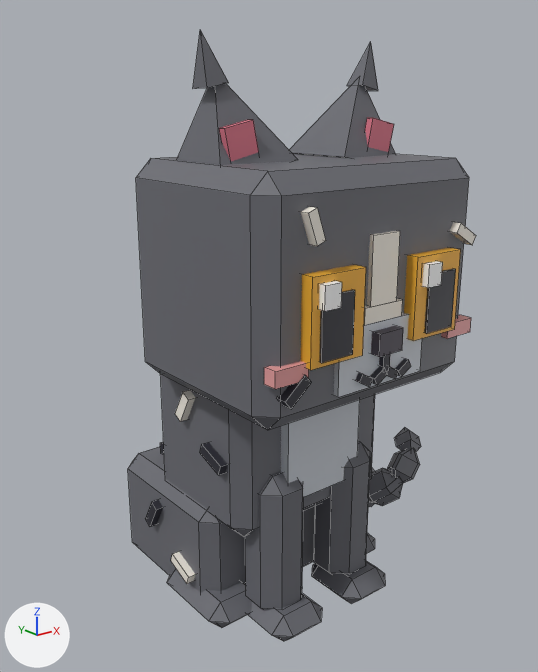
Renders of the FBX model assets/cat-cafe/exports/CatCafe_Cat_Pepper_Sit.fbx from each side of a commit.
Rendered twice from a camera (50 mm lens) standing at (-0.0159, -0.0205, 0.0176) and looking at (0.0005, 0.0001, 0.0094). The lights are fixed; the arrows at lower left show +X, +Y and +Z. The older version comes first. Mesh edges are drawn as thin lines. Where no turn or scale is listed for an object, it has been applied to the vertices.

The first picture shows 'CatCafe_Cat_Pepper_Sit_Body', 'CatCafe_Cat_Pepper_Sit_EarL', 'CatCafe_Cat_Pepper_Sit_EarR', 'CatCafe_Cat_Pepper_Sit_Eye1', 'CatCafe_Cat_Pepper_Sit_Eye2', 'CatCafe_Cat_Pepper_Sit_Head', 'CatCafe_Cat_Pepper_Sit_LegF1', 'CatCafe_Cat_Pepper_Sit_LegF2', 'CatCafe_Cat_Pepper_Sit_Tail'.
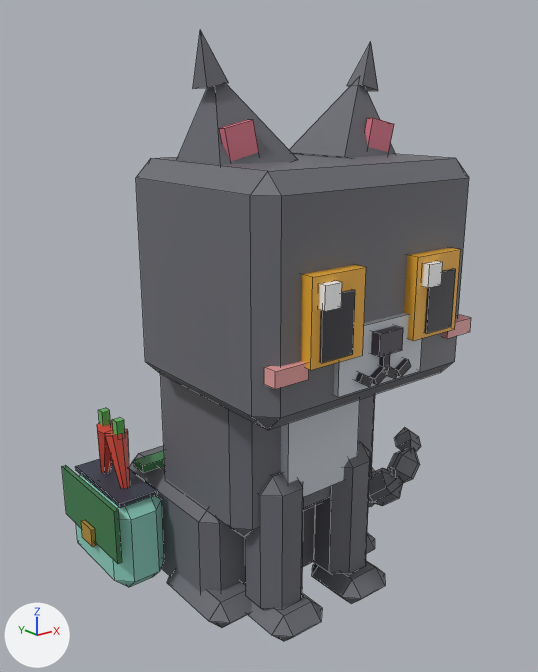
The change, as a list of edits to the scene's bpy script:
```text
Change me_catcafe_cat_pepper_sit_head:
    used by ob_catcafe_cat_pepper_sit_head; location = (0.0, -0.00095, 0.00969)
    remove me_catcafe_cat_pepper_sit_head.from_pydata(...)  # 136 vertices, 110 faces; spans x -0.00437..0.00437, y -0.00537..0.00219, z -0.00095..0.00627
    add me_catcafe_cat_pepper_sit_head.from_pydata(...)  # 96 vertices, 80 faces; spans x -0.00437..0.00437, y -0.00537..0.00219, z -0.00095..0.00627
    me_catcafe_cat_pepper_sit_head part 11: the loose piece of 8 vertices spanning x -0.00389..-0.00295, y -0.00515..-0.00477, z -0.00005..0.00081 is deleted
    me_catcafe_cat_pepper_sit_head part 12: the loose piece of 8 vertices spanning x -0.0008..0.0008, y -0.00502..-0.00445, z 0.00178..0.00228 is deleted
    me_catcafe_cat_pepper_sit_head part 13: the loose piece of 8 vertices spanning x -0.00317..-0.00253, y -0.00515..-0.00477, z 0.00434..0.00535 is deleted
    me_catcafe_cat_pepper_sit_head part 14: the loose piece of 8 vertices spanning x -0.00055..0.00055, y -0.005..-0.00443, z 0.00228..0.00437 is deleted
    me_catcafe_cat_pepper_sit_head part 15: the loose piece of 8 vertices spanning x 0.00302..0.00401, y -0.00515..-0.00477, z 0.00361..0.00437 is deleted
Change me_catcafe_cat_pepper_sit_body:
    used by ob_catcafe_cat_pepper_sit_body; location = (0.0, 0.0, 0.0)
    remove me_catcafe_cat_pepper_sit_body.from_pydata(...)  # 192 vertices, 172 faces; spans x -0.00409..0.00409, y -0.00356..0.00427, z 0.0..0.01045
    add me_catcafe_cat_pepper_sit_body.from_pydata(...)  # 200 vertices, 182 faces; spans x -0.00613..0.00409, y -0.00356..0.00471, z 0.0..0.01045
    me_catcafe_cat_pepper_sit_body part 1: a new loose piece, a box spanning x -0.00385..0.00385, y 0.00224..0.00291, z 0.00434..0.00463, in mat_catcafe_palette
    me_catcafe_cat_pepper_sit_body part 2: a new loose piece, a box spanning x -0.00599..-0.00582, y 0.00044..0.00471, z 0.00224..0.00431, in mat_catcafe_palette
    me_catcafe_cat_pepper_sit_body part 3: a new loose piece, a box spanning x -0.00613..-0.00596, y 0.00216..0.00299, z 0.0021..0.00279, in mat_catcafe_palette
    me_catcafe_cat_pepper_sit_body part 4: a new loose piece, a box spanning x -0.00559..-0.00408, y 0.00078..0.00436, z 0.00416..0.00432, in mat_catcafe_palette
    me_catcafe_cat_pepper_sit_body part 5: a new loose piece, a box spanning x -0.00498..-0.00468, y 0.00187..0.00217, z 0.00617..0.00686, in mat_catcafe_palette
    me_catcafe_cat_pepper_sit_body part 6: a new loose piece, a box spanning x -0.00498..-0.00468, y 0.00297..0.00328, z 0.00617..0.00686, in mat_catcafe_palette
    me_catcafe_cat_pepper_sit_body part 7: a new loose piece of 24 vertices spanning x -0.00587..-0.0038, y 0.00051..0.00464, z 0.00066..0.00424, in mat_catcafe_palette
    me_catcafe_cat_pepper_sit_body part 8: a new loose piece of 16 vertices spanning x -0.00527..-0.00439, y 0.00163..0.00268, z 0.00409..0.00637, in mat_catcafe_palette
    me_catcafe_cat_pepper_sit_body part 9: a new loose piece of 16 vertices spanning x -0.00527..-0.00439, y 0.00243..0.00355, z 0.00409..0.00638, in mat_catcafe_palette
    me_catcafe_cat_pepper_sit_body part 10: 13 loose pieces with 104 vertices, spanning x -0.00399..0.00399, y -0.00255..0.00344, z 0.00124..0.00838, are deleted
    other edits to the shape of me_catcafe_cat_pepper_sit_body do not show in these pictures
```

Where the change shows, as pixel boxes [x1, y1, x2, y2] in the pictures (538 x 672 px):
'CatCafe_Cat_Pepper_Sit_Head', reshaped
    before: [136, 154, 476, 430]
    after: [136, 154, 471, 430]
'CatCafe_Cat_Pepper_Sit_Body', reshaped (27% wider)
    before: [128, 374, 375, 628]
    after: [62, 374, 375, 628]
part 1 of me_catcafe_cat_pepper_sit_body, added (green)
    after: [134, 450, 165, 473]
part 2 of me_catcafe_cat_pepper_sit_body, added (green)
    after: [62, 465, 122, 564]
part 3 of me_catcafe_cat_pepper_sit_body, added
    after: [81, 520, 96, 547]
part 4 of me_catcafe_cat_pepper_sit_body, added
    after: [75, 459, 158, 508]
part 5 of me_catcafe_cat_pepper_sit_body, added
    after: [112, 417, 125, 438]
part 6 of me_catcafe_cat_pepper_sit_body, added
    after: [98, 408, 111, 426]
part 7 of me_catcafe_cat_pepper_sit_body, added (green)
    after: [76, 474, 164, 587]
part 8 of me_catcafe_cat_pepper_sit_body, added (red)
    after: [105, 429, 130, 488]
part 9 of me_catcafe_cat_pepper_sit_body, added (red)
    after: [97, 421, 113, 473]
part 10 of me_catcafe_cat_pepper_sit_body, deleted (mostly hidden)
    before: [145, 390, 228, 584]
part 11 of me_catcafe_cat_pepper_sit_head, deleted
    before: [277, 375, 311, 409]
part 12 of me_catcafe_cat_pepper_sit_head, deleted
    before: [364, 299, 403, 325]
part 13 of me_catcafe_cat_pepper_sit_head, deleted
    before: [301, 207, 326, 246]
part 14 of me_catcafe_cat_pepper_sit_head, deleted
    before: [367, 231, 400, 307]
part 15 of me_catcafe_cat_pepper_sit_head, deleted
    before: [449, 222, 476, 245]
